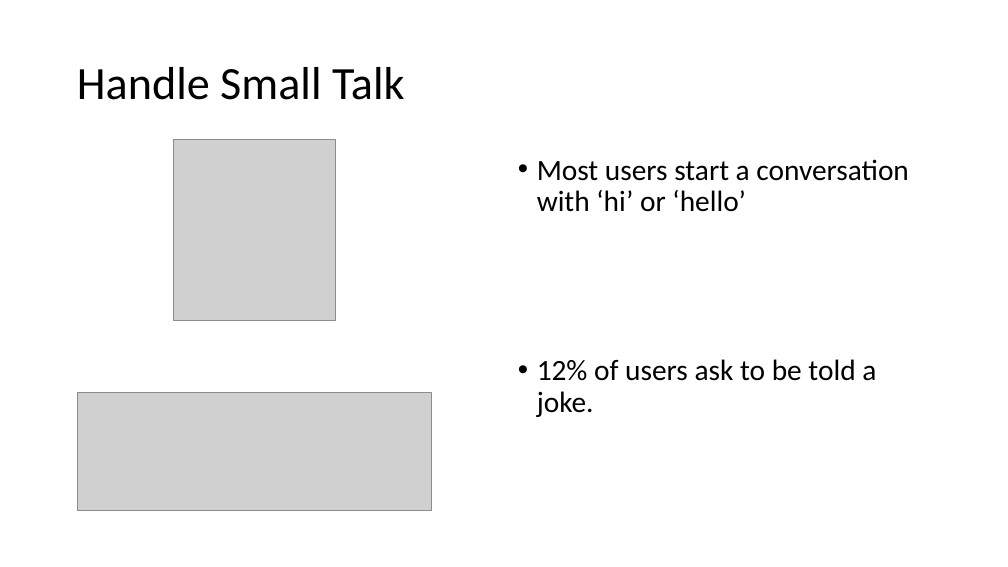
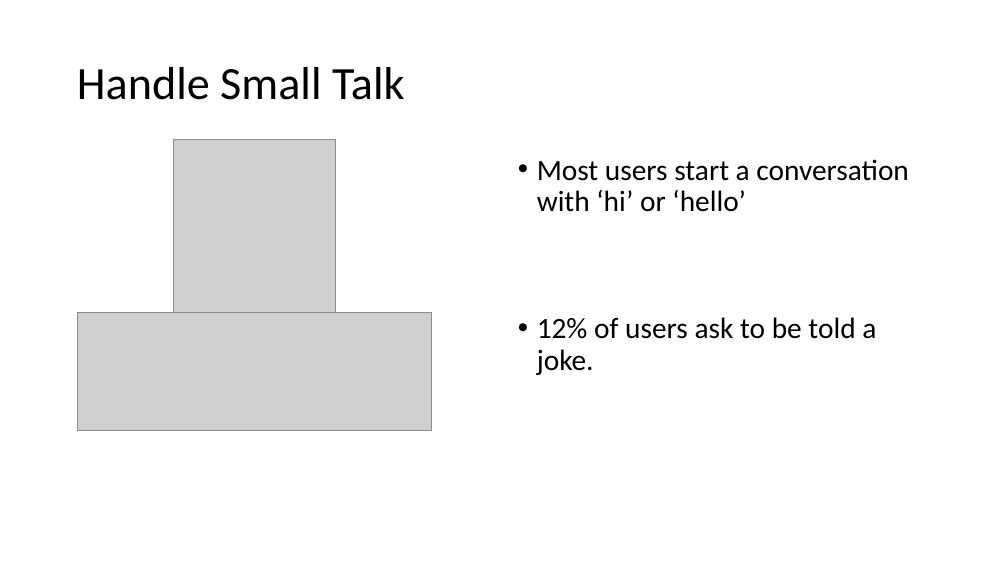
Before and after one commit to aidanmorgan/chatbot-workshop, a slide deck: slide 27 of Chatbots!.pptx (slide 26 before the commit). Drawn at 1008x567 pixels with LibreOffice and Linux fonts; fonts in the diff are those of the drawing; grey boxes stand for pictures; background and template pictures are left out. Boxes give left, top, right and bottom in pixels: in the first picture for what was removed or moved away, otherwise in the second. Text is boxed around its words. In the diff, an @@ line names an element or a change of style, - is before the commit and + after.

```diff
--- a/Chatbots!.pptx
+++ b/Chatbots!.pptx
@@ text "Most users start a conversation ..." rewrapped from (537,159,908,417) to (537,159,908,375) @@
@@ picture: place and size @@
-picture at (77,392,432,510)
+picture at (77,312,432,430)
```
Also in this commit, not shown: 5 slides added, 1 slide removed, 1 other file.
